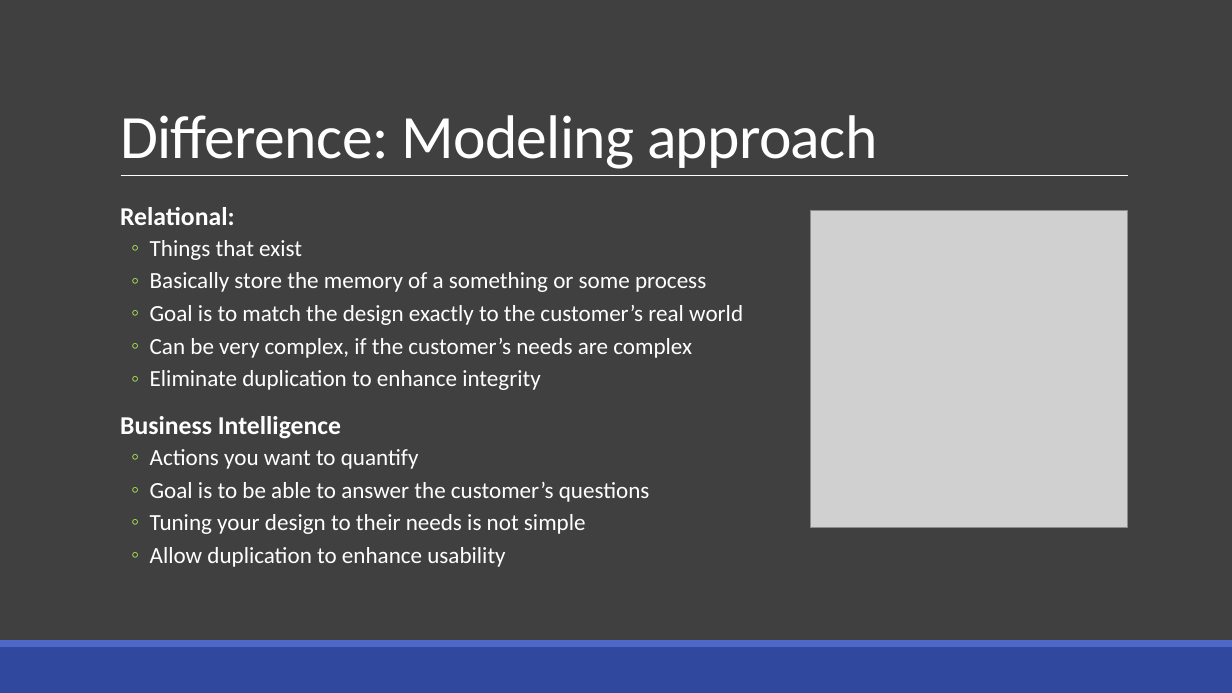
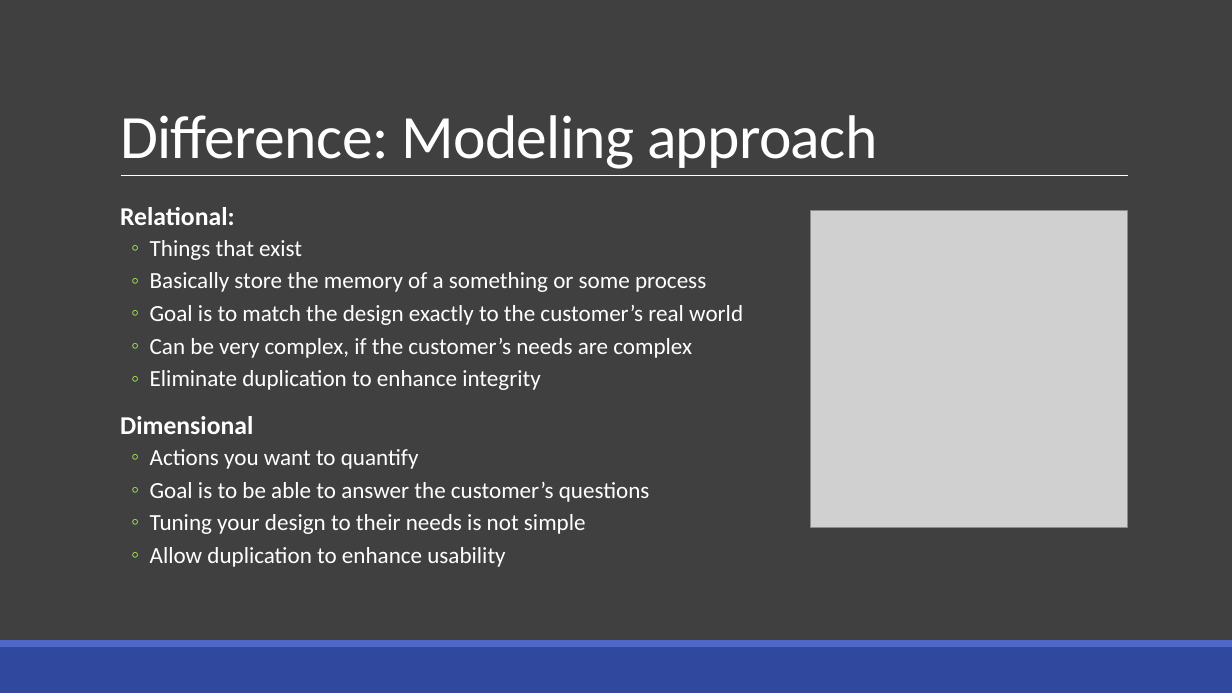
Before and after one commit to drsqlgithub/Presentation-Downloads, a slide deck: slide 13 of BI Versus Relational Design/Bi Versus Relational.pptx. Drawn at 1232x693 pixels with LibreOffice and Linux fonts; fonts in the diff are those of the drawing; grey boxes stand for pictures. Boxes give left, top, right and bottom in pixels: in the first picture for what was removed or moved away, otherwise in the second. Text is boxed around its words. In the diff, an @@ line names an element or a change of style, - is before the commit and + after.

Commit message:
slight upgrades to remove BI and make it Dimensional

```diff
--- a/BI Versus Relational Design/Bi Versus Relational.pptx
+++ b/BI Versus Relational Design/Bi Versus Relational.pptx
@@ text at <box>120,416,253,434</box>: text changed @@
-  Business Intelligence
+  Dimensional
```
Also in this commit, not shown: 7 other slides changed.
